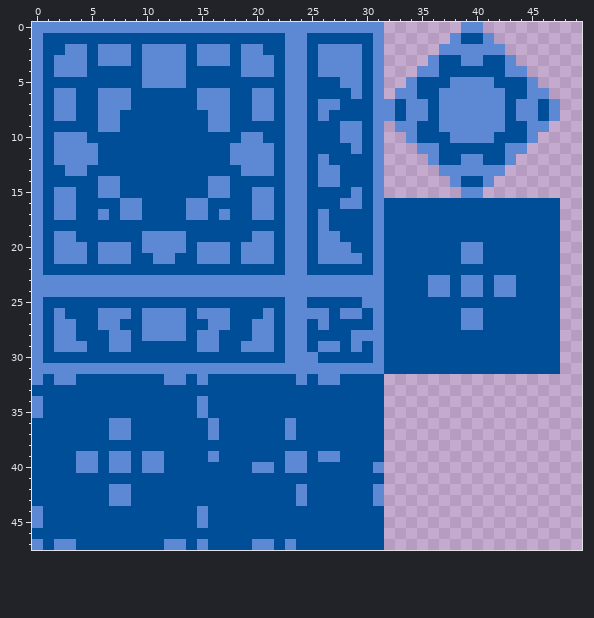
Two states of a sprite sheet, Resources/8x8.png. This is how it looked before the edit.
The file is 96x48 pixels. Shown: x 0..49, y 0..47.
The same view after the edit:
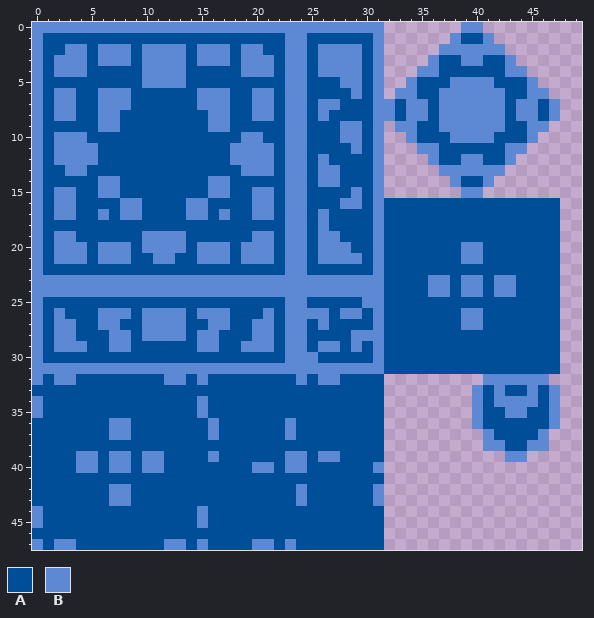
Palette (. is transparent): A #004e98  B #5d88d3
Edits made:
There is now colour A in row 33 at x 41, 43 to 44 and 46; in row 34 at x 41 and 46; in row 35 at x 41 to 42 and 45 to 46; in row 36 at x 41 to 46; in row 37 at x 42 to 45; in row 38 at x 43 to 44.
There is now colour B in row 32 at x 41 to 46; in row 33 at x 40, 42, 45 and 47; in row 34 at x 40, 42 to 45 and 47; in row 35 at x 40, 43 to 44 and 47; in row 36 at x 40 and 47; in row 37 at x 41 and 46.
There is now colour B in row 38 at x 41 to 42 and 45 to 46; in row 39 at x 43 to 44.
Boxes around the changes in both pictures, in picture pixels (x1, y1, x2, y2):
added: (472, 374, 560, 462)
